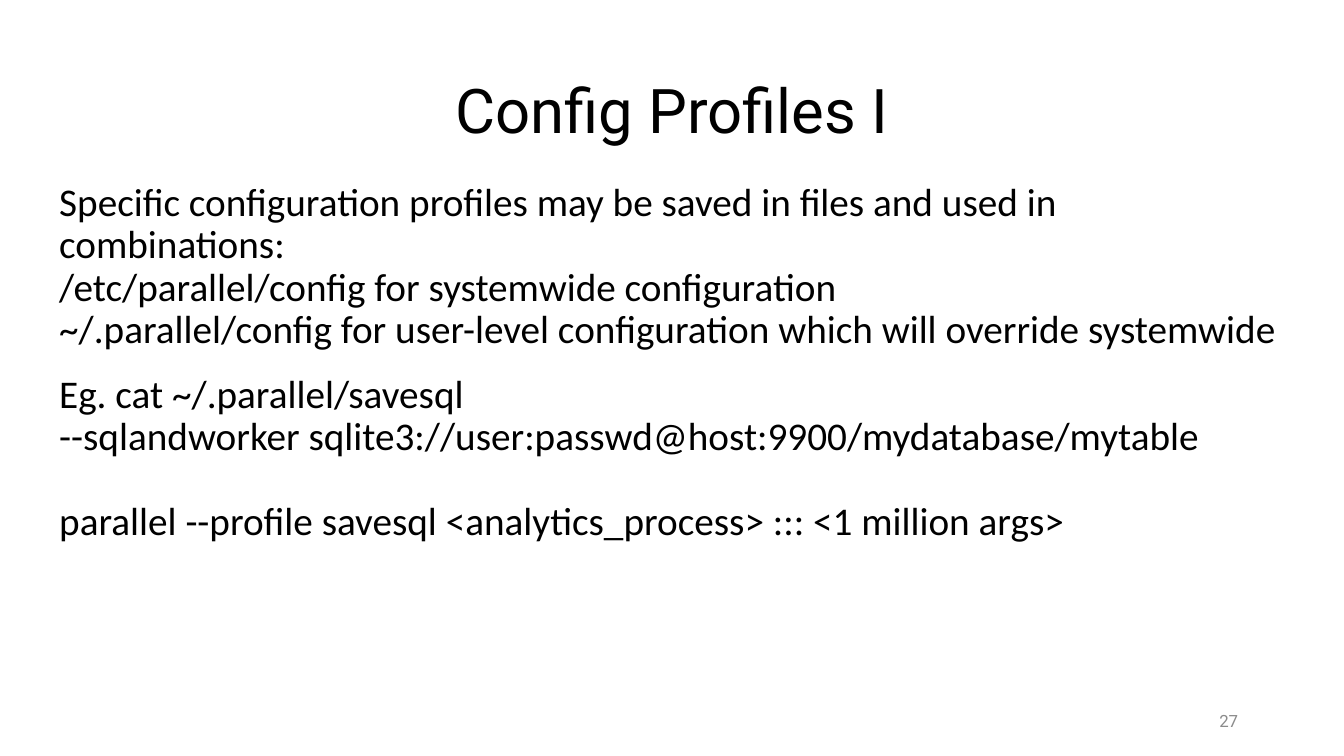
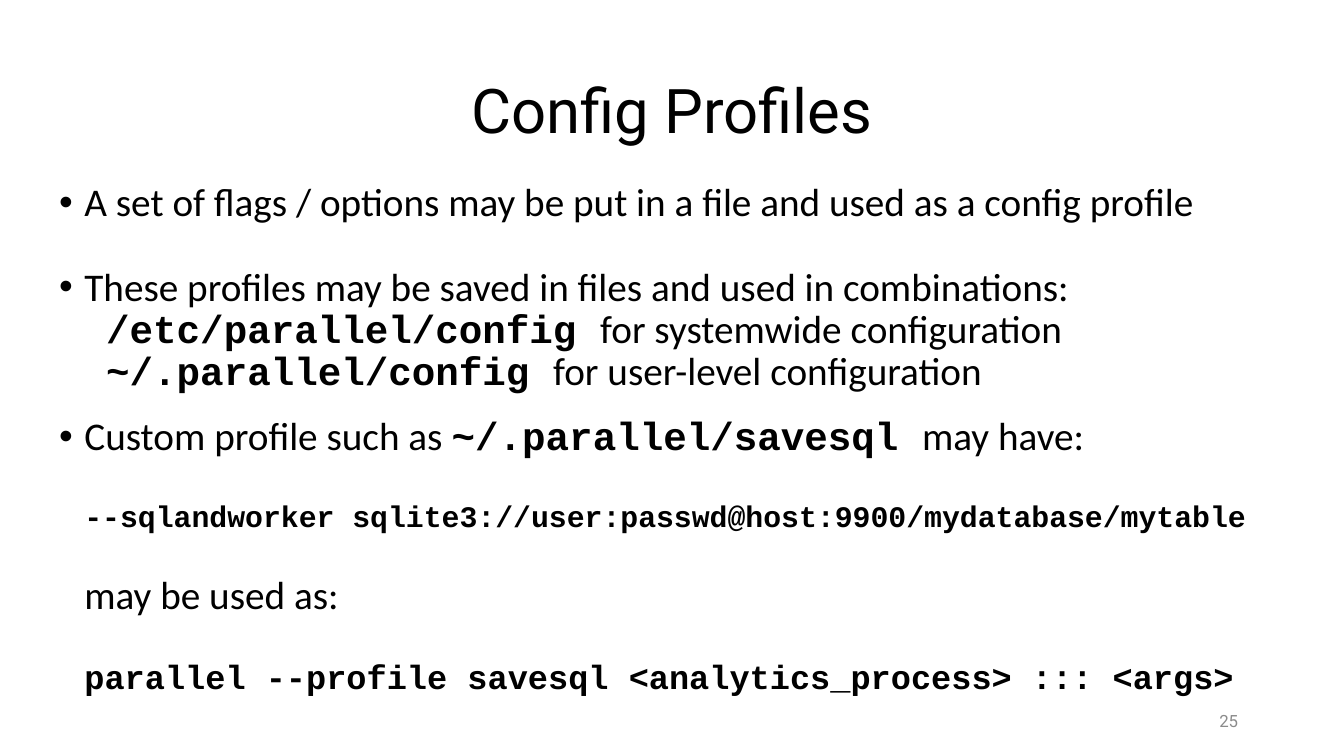
Before and after one commit to ketancmaheshwari/pearc24tut, a slide deck: slide 25 of gnu-parallel-tutorial.pptx (slide 27 before the commit). Drawn at 1344x756 pixels with LibreOffice and Linux fonts; fonts in the diff are those of the drawing. Boxes give left, top, right and bottom in pixels: in the first picture for what was removed or moved away, otherwise in the second. Text is boxed around its words. In the diff, an @@ line names an element or a change of style, - is before the commit and + after.

```diff
--- a/gnu-parallel-tutorial.pptx
+++ b/gnu-parallel-tutorial.pptx
@@ title at <box>471,86,873,146</box>: text changed @@
-Config Profiles I
+Config Profiles
@@ text at <box>84,188,1245,696</box>: text changed @@
-Specific configuration profiles may be saved in files and used in combinations:
-/etc/parallel/config for systemwide configuration
-~/.parallel/config for user-level configuration which will override systemwide
-Eg. cat ~/.parallel/savesql
---sqlandworker sqlite3://user:passwd@host:9900/mydatabase/mytable
-parallel --profile savesql <analytics_process> ::: <1 million args>
+• A set of flags / options may be put in a file and used as a config profile
+• These profiles may be saved in files and used in combinations:
+/etc/parallel/config for systemwide configuration
+~/.parallel/config for user-level configuration
+• Custom profile such as ~/.parallel/savesql may have:
+  --sqlandworker sqlite3://user:passwd@host:9900/mydatabase/mytable
+  may be used as:
+  parallel --profile savesql <analytics_process> ::: <args>
@@ page number at <box>1219,715,1238,727</box>: text changed @@
-27
+25
```
Also in this commit, not shown: 18 other slides changed, 5 slides added, 2 slides removed, 6 other files.
